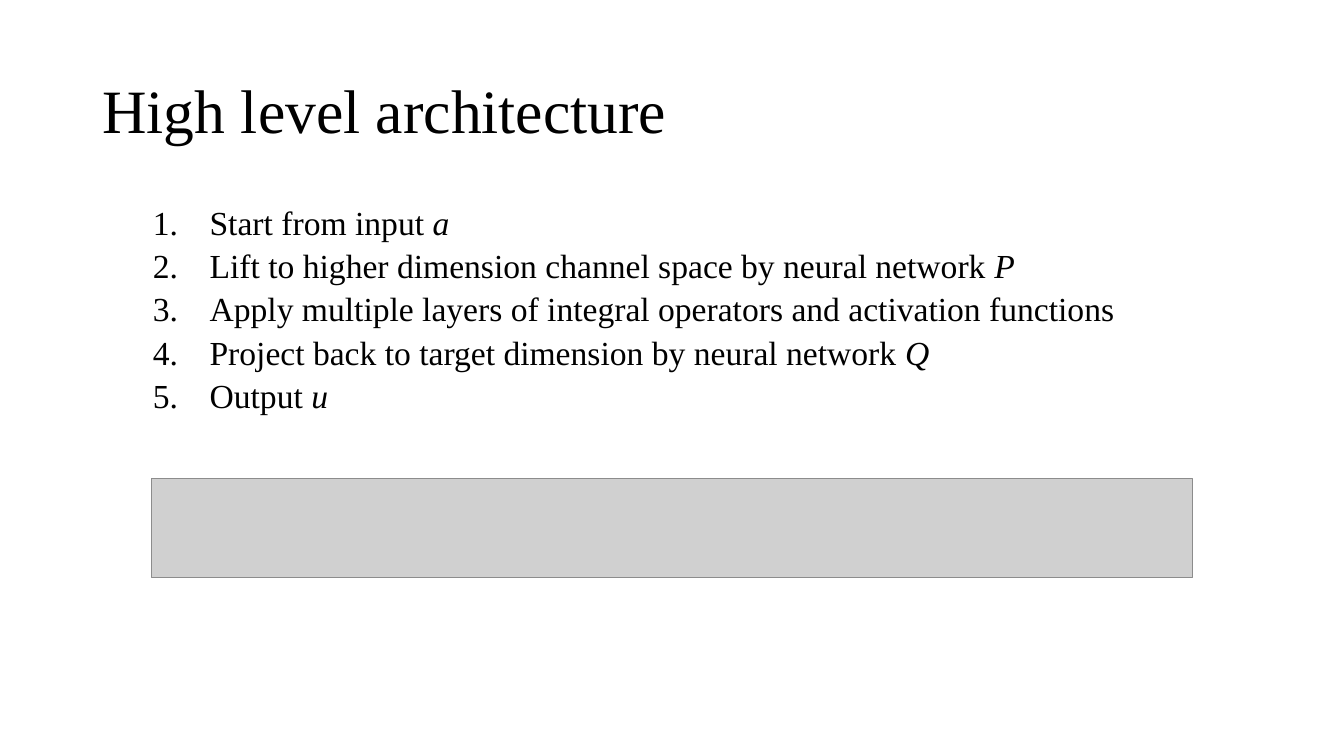
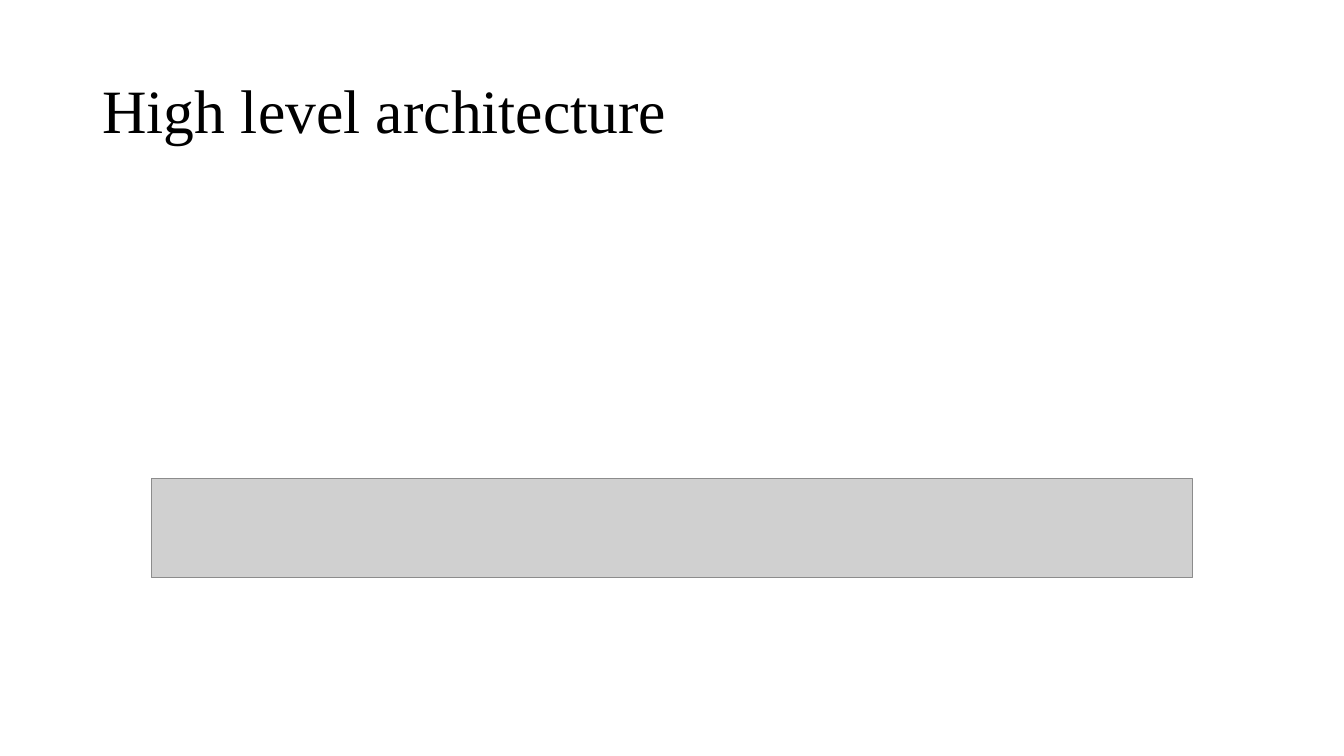
Before and after one commit to wuheiming02/HKUST, a slide deck: slide 6 of Introduction to Fourier Neural Operators.pptx. Drawn at 1344x756 pixels with LibreOffice and Linux fonts; fonts in the diff are those of the drawing; grey boxes stand for pictures. Boxes give left, top, right and bottom in pixels: in the first picture for what was removed or moved away, otherwise in the second. Text is boxed around its words. In the diff, an @@ line names an element or a change of style, - is before the commit and + after.

```diff
--- a/Introduction to Fourier Neural Operators.pptx
+++ b/Introduction to Fourier Neural Operators.pptx
@@ text removed at <box>210,211,1114,414</box> @@
-  1. Start from input a
-  2. Lift to higher dimension channel space by neural network P
-  3. Apply multiple layers of integral operators and activation functions
-  4. Project back to target dimension by neural network Q
-  5. Output u
```
Also in this commit, not shown: 1 other slide changed, 1 slide added.
